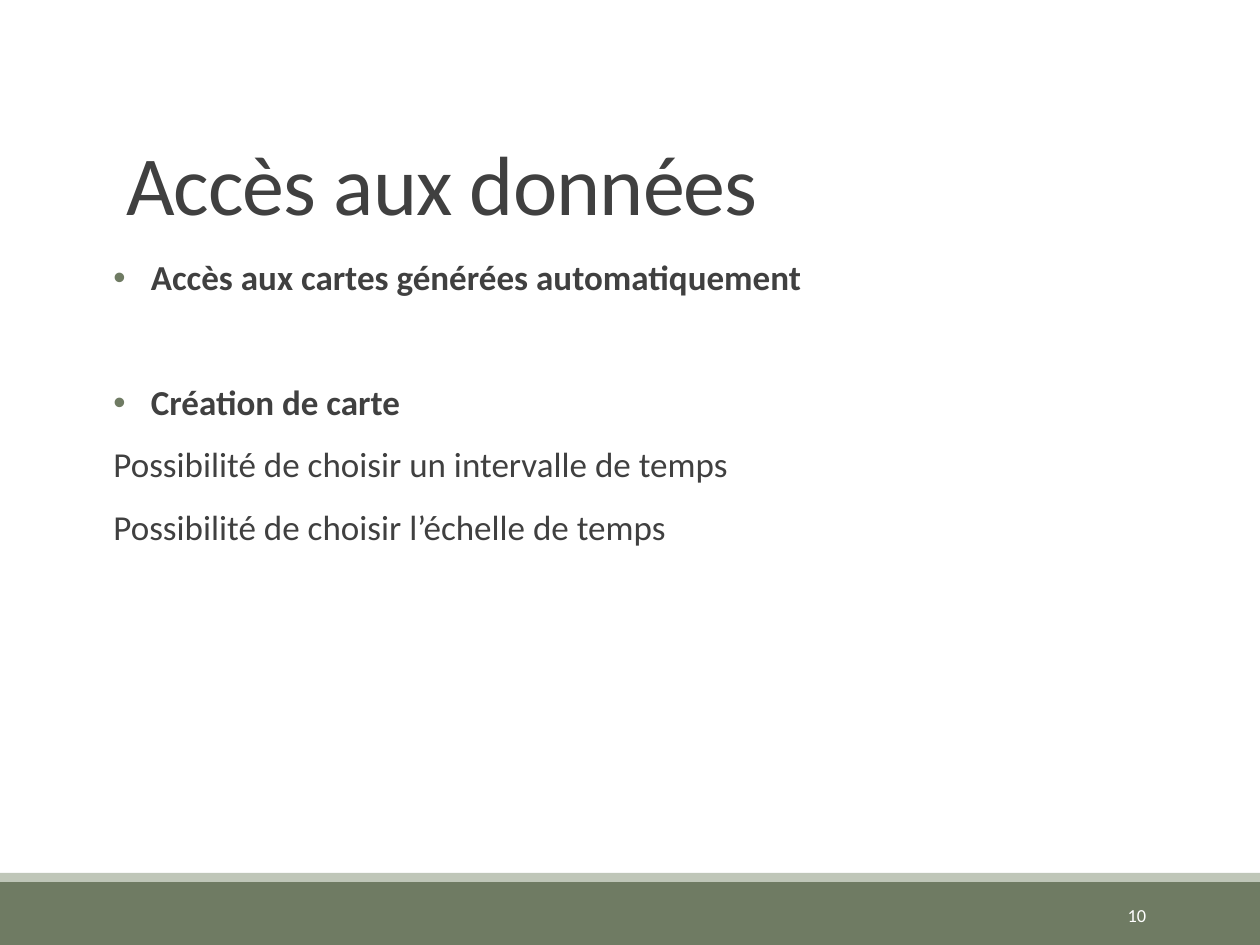
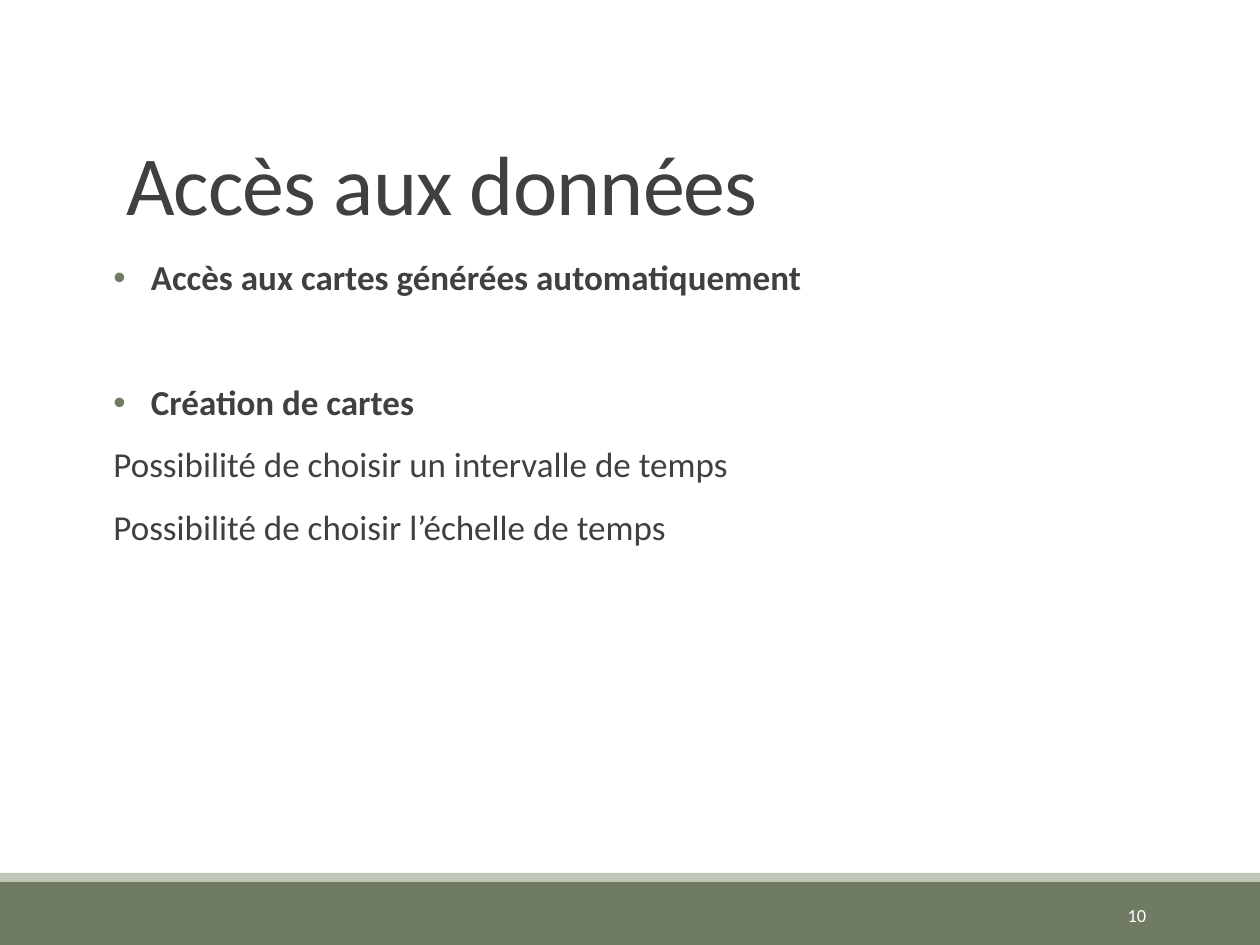
Before and after one commit to VSasyan/Octo, a slide deck: slide 10 of Documentation/soutenance.pptx. Drawn at 1260x945 pixels with LibreOffice and Linux fonts; fonts in the diff are those of the drawing. Boxes give left, top, right and bottom in pixels: in the first picture for what was removed or moved away, otherwise in the second. Text is boxed around its words. In the diff, an @@ line names an element or a change of style, - is before the commit and + after.

```diff
--- a/Documentation/soutenance.pptx
+++ b/Documentation/soutenance.pptx
@@ text at [151, 390, 413, 416]: text changed @@
-• Création de carte
+• Création de cartes
```
Also in this commit, not shown: 1 other slide changed.
